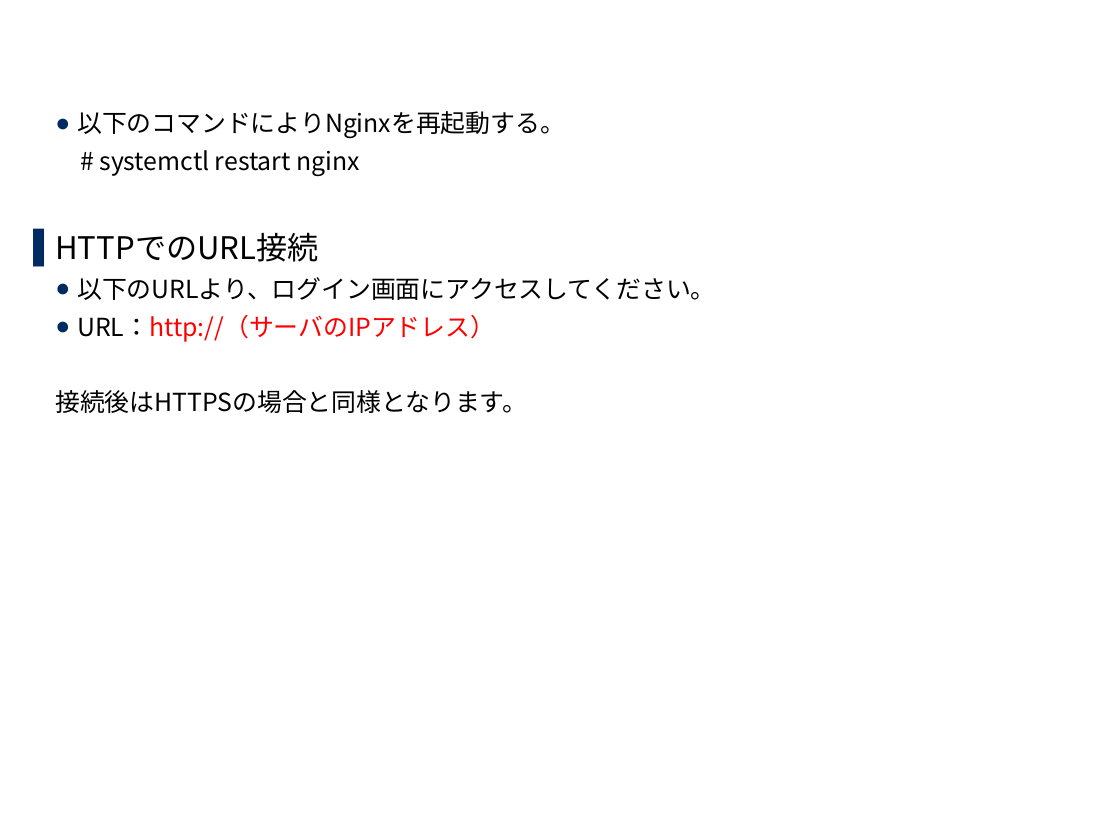
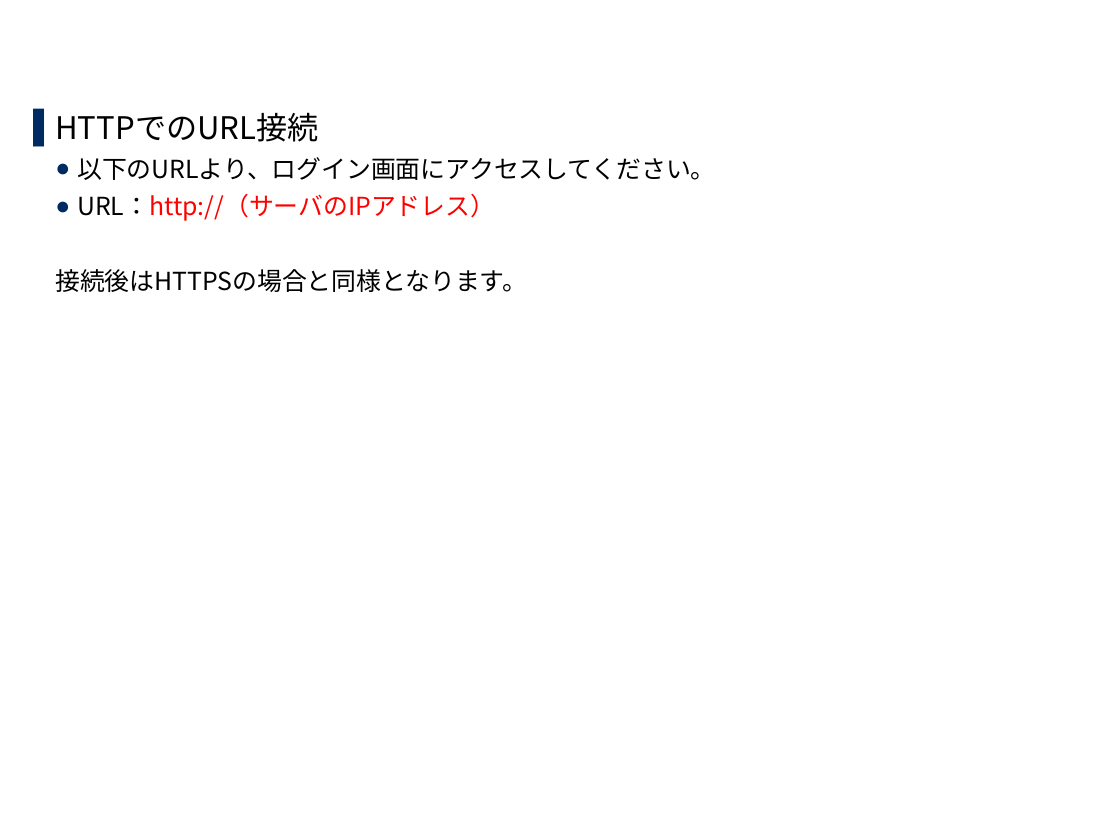
Before and after one commit to exastro-suite/oase-docs, a slide deck: slide 29 of asset/Learn_ja/OASE-online-install_ja.pptx (slide 25 before the commit). Drawn at 1120x840 pixels with LibreOffice and Linux fonts; fonts in the diff are those of the drawing; background and template pictures are left out. Boxes give left, top, right and bottom in pixels: in the first picture for what was removed or moved away, otherwise in the second. Text is boxed around its words. In the diff, an @@ line names an element or a change of style, - is before the commit and + after.

```diff
--- a/asset/Learn_ja/OASE-online-install_ja.pptx
+++ b/asset/Learn_ja/OASE-online-install_ja.pptx
@@ text at (77,111,565,177): paragraphs removed @@
-  ● 以下のコマンドによりNginxを再起動する。
-  # systemctl restart nginx
```
Also in this commit, not shown: 13 other slides changed, 4 slides added, 7 other files.
